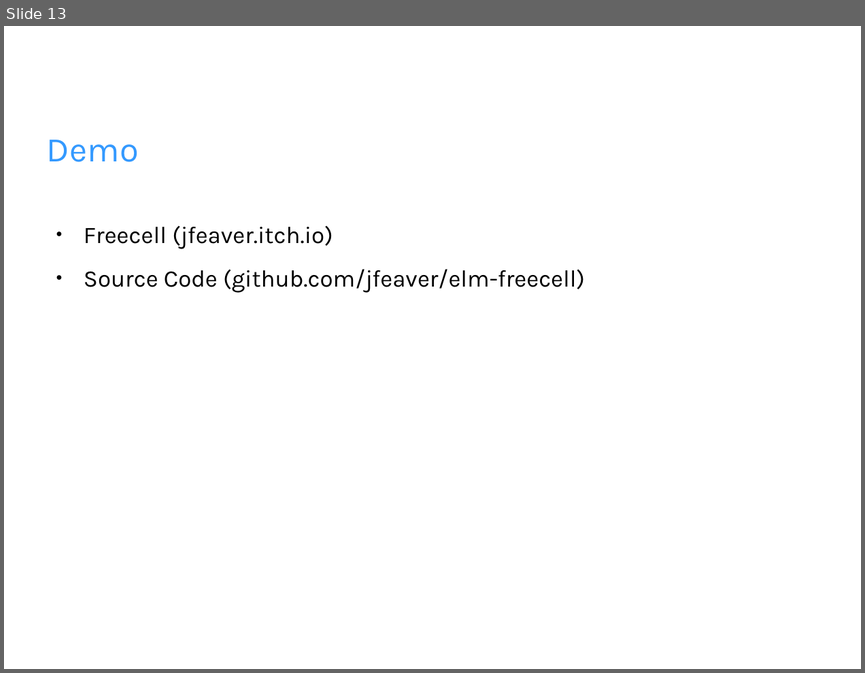
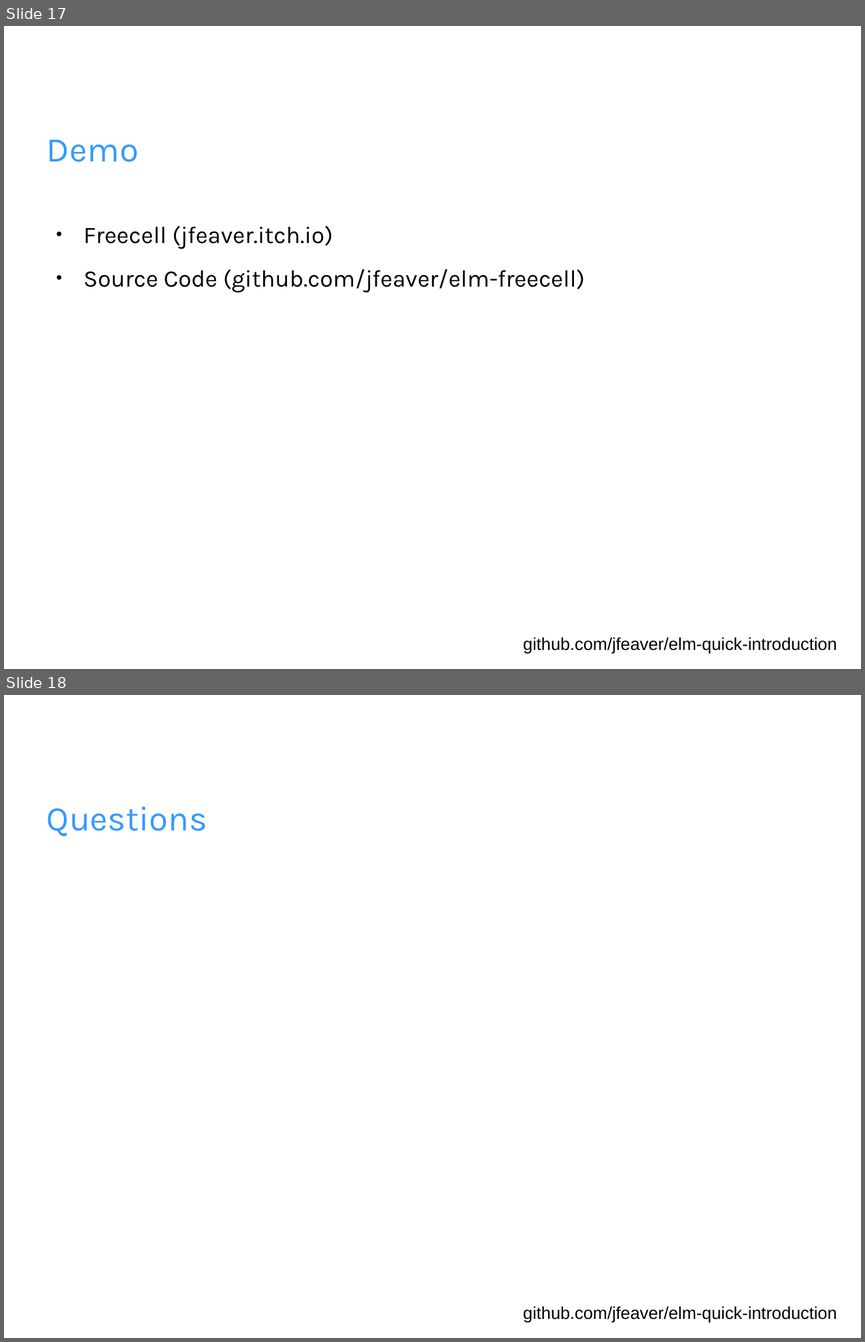
Before and after one commit to jfeaver/elm-quick-introduction, a slide deck: elm-intro.odp. Shown one above the other, each under a label of ours: slide 13 before the commit, slides 17 and 18 after it. The pictures are 865x673 and 865x1342 pixels, drawn with LibreOffice and Linux fonts; fonts in the diff are those of the drawing; background and template pictures are left out. Boxes give left, top, right and bottom in pixels: in the first picture for what was removed or moved away, otherwise in the second. Text is boxed around its words. In the diff, an @@ line names an element or a change of style, - is before the commit and + after.

```diff
--- a/elm-intro.odp
+++ b/elm-intro.odp
@@ slide 18 added at (4,695,861,1338), background picture (left out) @@
@@ title added at (47,807,207,836), 32 pt, text #3399FF @@
+Questions
@@ text added at (523,1306,836,1323), 16 pt, text #000000 @@
+github.com/jfeaver/elm-quick-introduction
@@ what was slide 13 is now slide 17 @@
@@ slide 17 changed as well @@
@@ text added at (523,637,836,654), 16 pt, text #000000 @@
+github.com/jfeaver/elm-quick-introduction
```
Also in this commit, not shown: 10 other slides changed, 6 other slides added, 3 slides removed, 2 other files.
